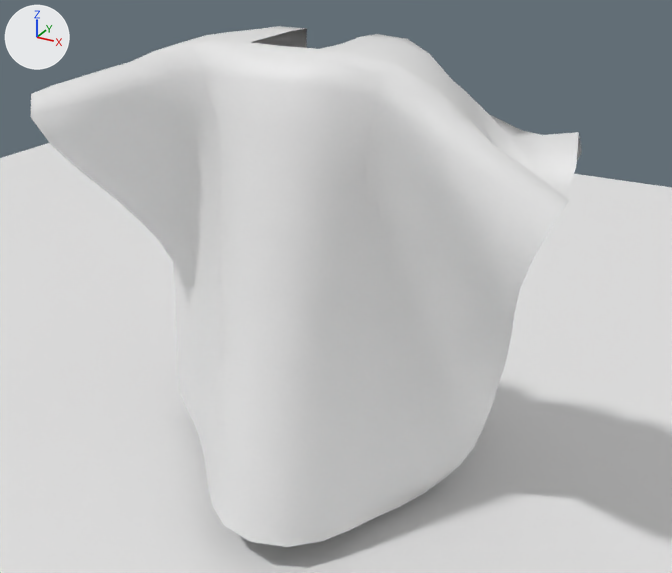
One commit to the Blender file tools/garment/daraa_source_daraa_lod1.blend: the scene before it, then after it.
Both versions are drawn from a 50 mm camera at (1.0, -1.684, 1.406) aimed at (0.021, 0.096, 0.516). Every picture has the same lights, and +X, +Y and +Z are marked at upper left. The older version comes first.

Script lines for the objects in view, before the commit:
```python
me_daraa = bpy.data.meshes.new('Daraa')
me_daraa.from_pydata(...)  # 524 vertices, 472 faces; spans x -0.636..0.607, y -0.338..0.521, z 0.029..1.103
me_daraa.polygons.foreach_set('use_smooth', [True] * 472)
me_plane = bpy.data.meshes.new('Plane')
me_plane.from_pydata([(-3.0, -3.0, 0.0), (3.0, -3.0, 0.0), (-3.0, 3.0, 0.0), (3.0, 3.0, 0.0)], [], [(0, 1, 3, 2)])
ob_daraa = bpy.data.objects.new('Daraa', me_daraa)
ob_daraa.location = (0.0, 0.0, 0.0)
ob_proxy_ground = bpy.data.objects.new('proxy_ground', me_plane)
ob_proxy_ground.location = (0.0, 0.0, 0.0)
```
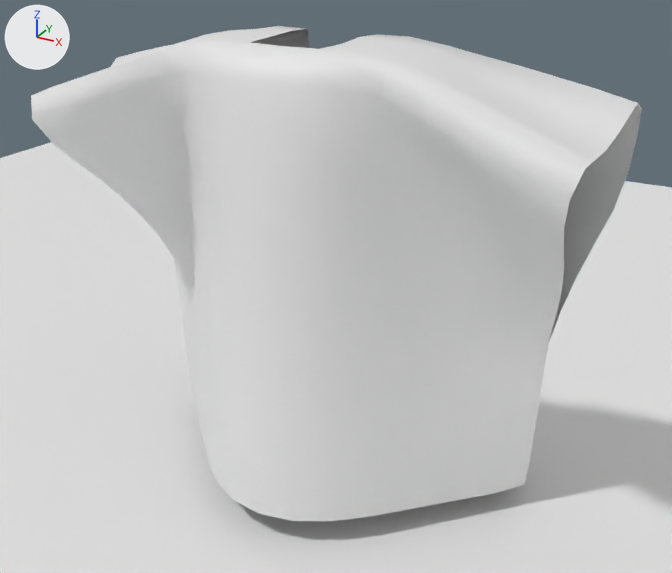
Changed parts and their boxes [x1, y1, x2, y2] in the pictures (672 x 573 px):
'Daraa', reshaped (11% wider): before [31, 26, 582, 547]; after [31, 26, 642, 521]

The change, as a list of edits to the scene's bpy script:
```text
Change me_daraa:
    used by ob_daraa; location = (0.0, 0.0, 0.0)
    remove me_daraa.from_pydata(...)  # 524 vertices, 472 faces; spans x -0.636..0.607, y -0.338..0.521, z 0.029..1.103
    add me_daraa.from_pydata(...)  # 524 vertices, 472 faces; spans x -0.645..0.65, y -0.232..0.392, z 0.056..1.102
    me_daraa part 1: 509 of 524 vertices moved; they spanned x -0.636..0.607, y -0.338..0.521, z 0.029..1.103 and now span x -0.645..0.65, y -0.232..0.392, z 0.056..1.101; mean shift (0.02, 0.02, 0.012); largest move (0.48, 0.027, 0.703) -> (0.61, 0.246, 0.761)
```
